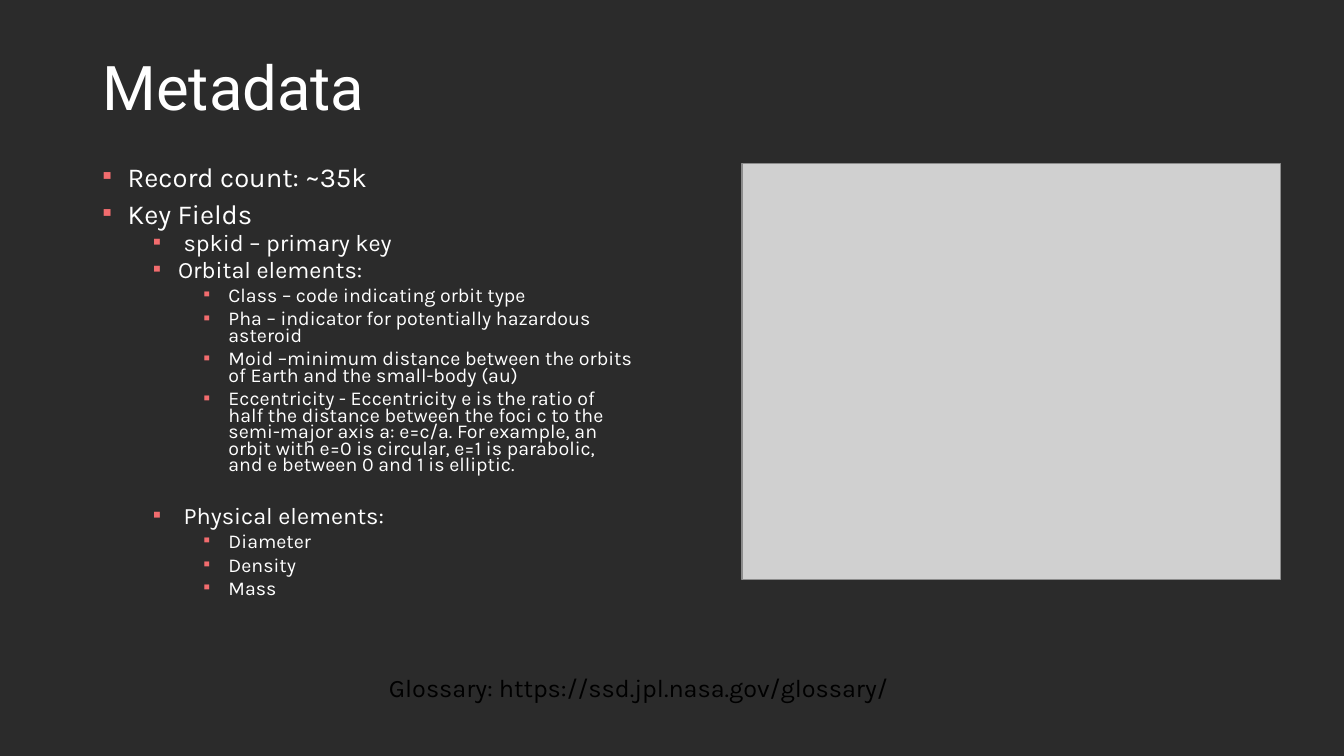
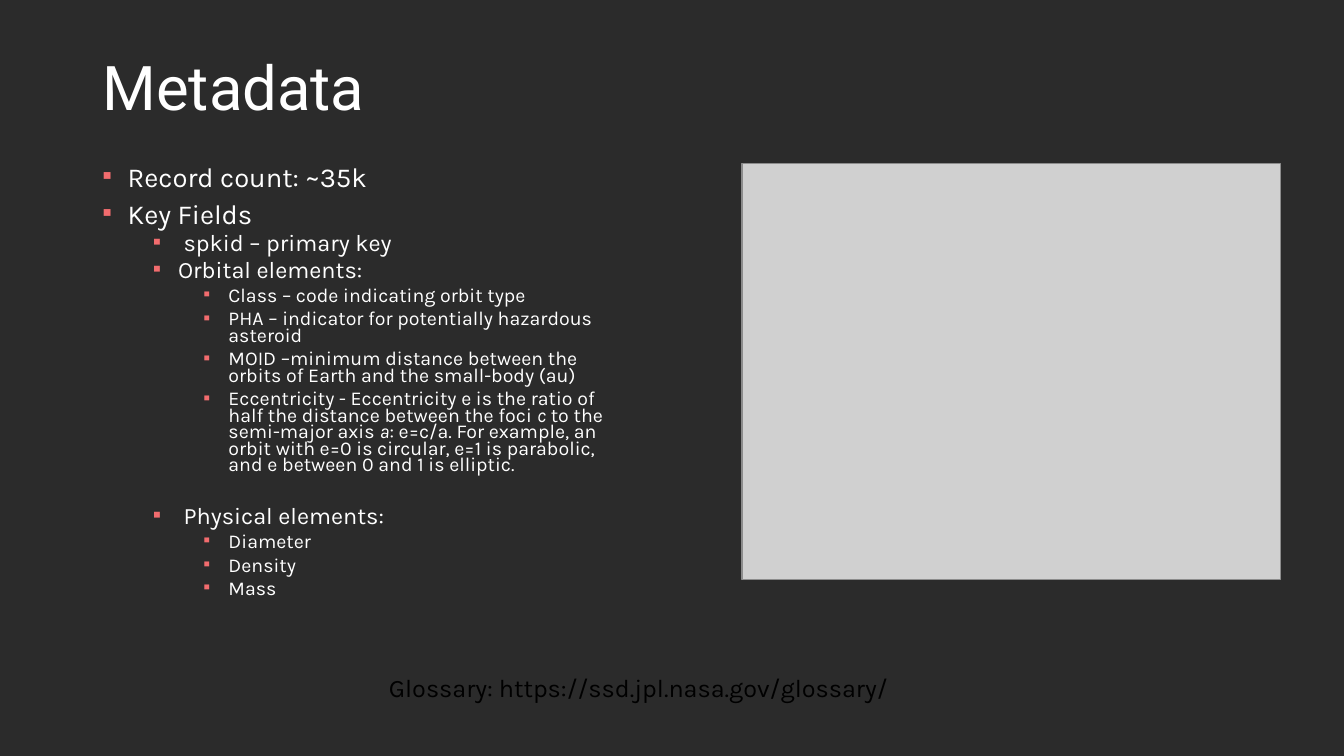
Before and after one commit to erin-valdes/EN625.742_group_project, a slide deck: slide 6 of src/presentation_v2.pptx. Drawn at 1344x756 pixels with LibreOffice and Linux fonts; fonts in the diff are those of the drawing; grey boxes stand for pictures; background and template pictures are left out; a plain dark background stands for a picture behind light text. Boxes give left, top, right and bottom in pixels: in the first picture for what was removed or moved away, otherwise in the second. Text is boxed around its words. In the diff, an @@ line names an element or a change of style, - is before the commit and + after.

```diff
--- a/src/presentation_v2.pptx
+++ b/src/presentation_v2.pptx
@@ text at (228,311,592,387): text changed @@
-    ▪ Pha – indicator for potentially hazardous asteroid
-    ▪ Moid –minimum distance between the orbits of Earth and the small-body (au)
+    ▪ PHA – indicator for potentially hazardous asteroid
+    ▪ MOID –minimum distance between the orbits of Earth and the small-body (au)
@@ text at (228,391,603,476): italic on in "c a:" @@
```
Also in this commit, not shown: 2 other slides changed, 2 slides added, 1 slide removed.
